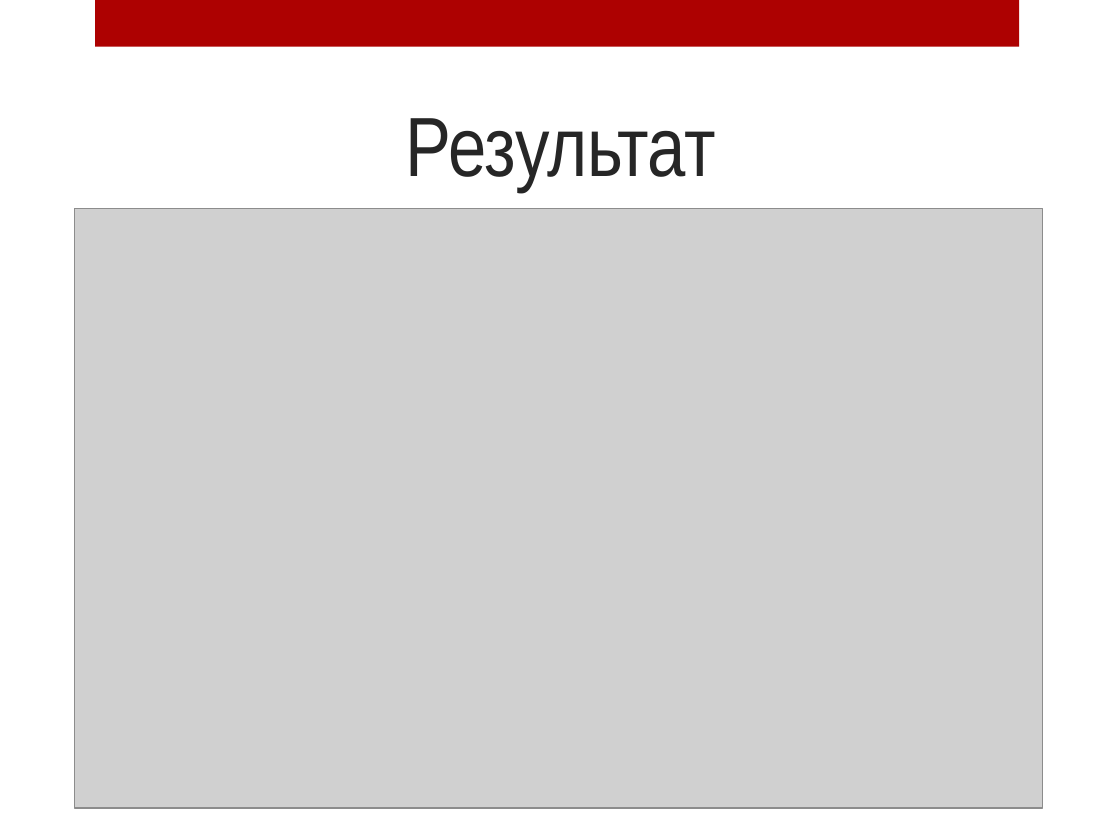
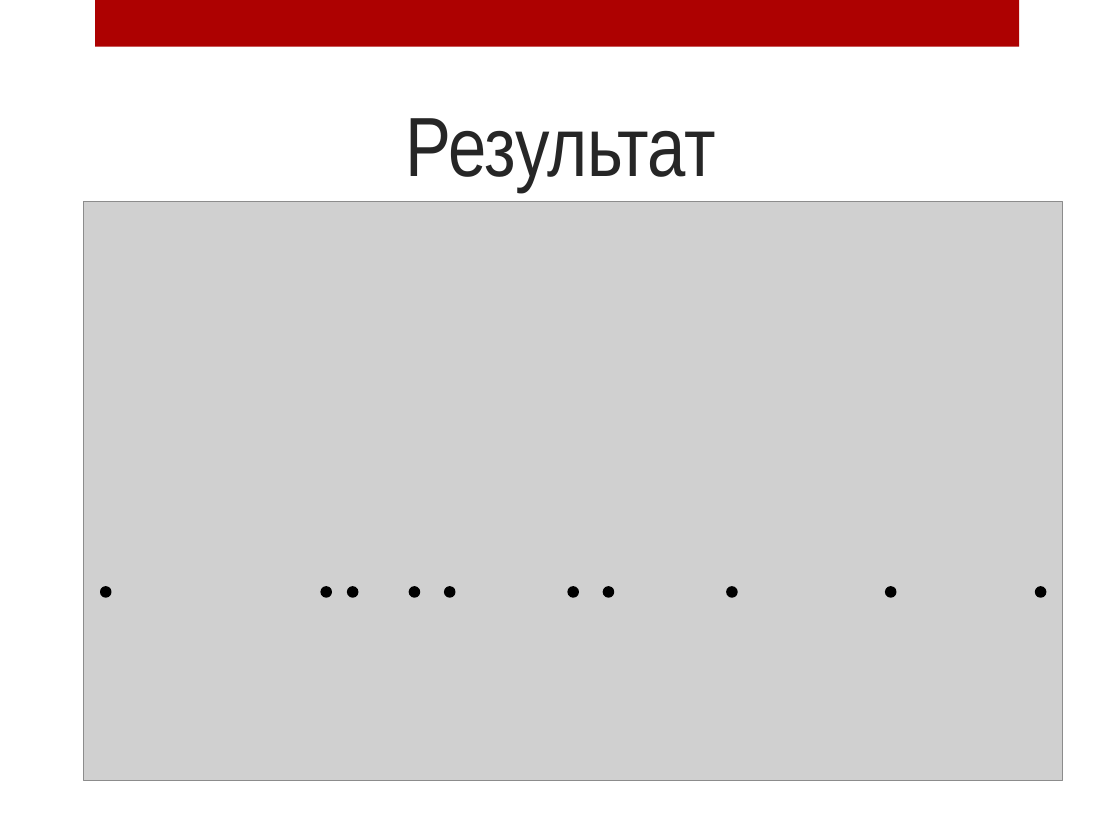
Before and after one commit to AnnaIbakaeva/Genetic, a slide deck: slide 20 of Ибакаева.pptx. Drawn at 1120x840 pixels with LibreOffice and Linux fonts; fonts in the diff are those of the drawing; grey boxes stand for pictures; background and template pictures are left out. Boxes give left, top, right and bottom in pixels: in the first picture for what was removed or moved away, otherwise in the second. Text is boxed around its words. In the diff, an @@ line names an element or a change of style, - is before the commit and + after.

```diff
--- a/Ибакаева.pptx
+++ b/Ибакаева.pptx
@@ picture: place and size @@
-picture at (75,208,1043,808)
+picture at (84,202,1063,781)
@@ ellipse added at (102,588,111,597), fill #000000, outline #000000 1.75 pt @@
@@ ellipse added at (321,588,330,597), fill #000000, outline #000000 1.75 pt @@
@@ ellipse added at (348,588,357,597), fill #000000, outline #000000 1.75 pt @@
@@ ellipse added at (410,588,419,597), fill #000000, outline #000000 1.75 pt @@
@@ ellipse added at (446,588,455,597), fill #000000, outline #000000 1.75 pt @@
@@ ellipse added at (569,588,578,597), fill #000000, outline #000000 1.75 pt @@
@@ ellipse added at (604,588,613,597), fill #000000, outline #000000 1.75 pt @@
@@ ellipse added at (728,588,737,597), fill #000000, outline #000000 1.75 pt @@
@@ ellipse added at (886,588,895,597), fill #000000, outline #000000 1.75 pt @@
@@ ellipse added at (1036,588,1045,597), fill #000000, outline #000000 1.75 pt @@
```
Also in this commit, not shown: 3 other slides changed, 4 other files.
